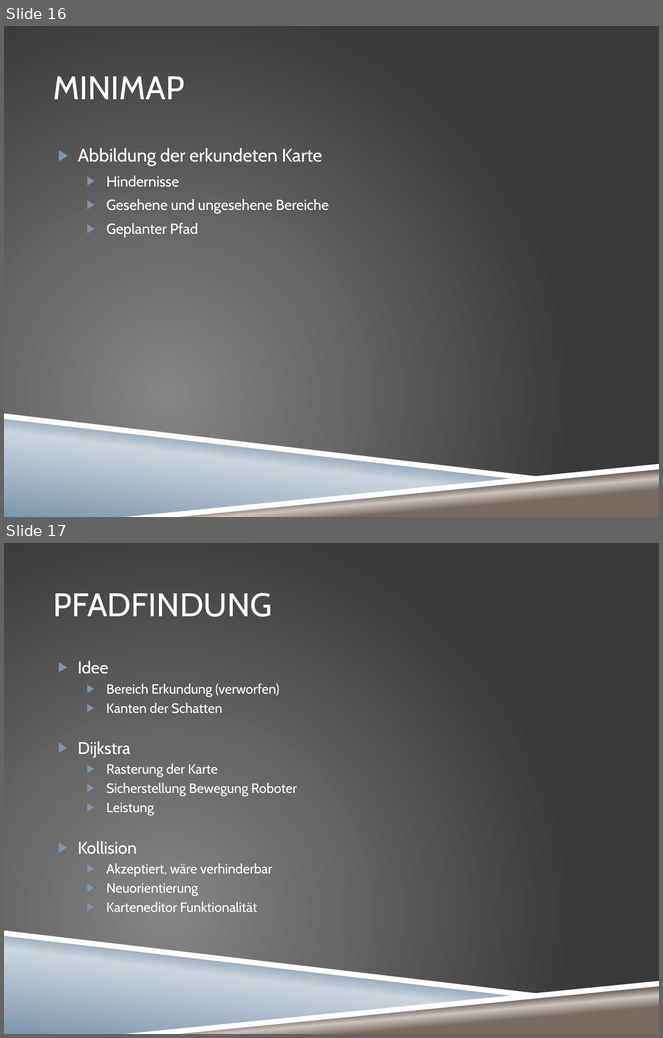
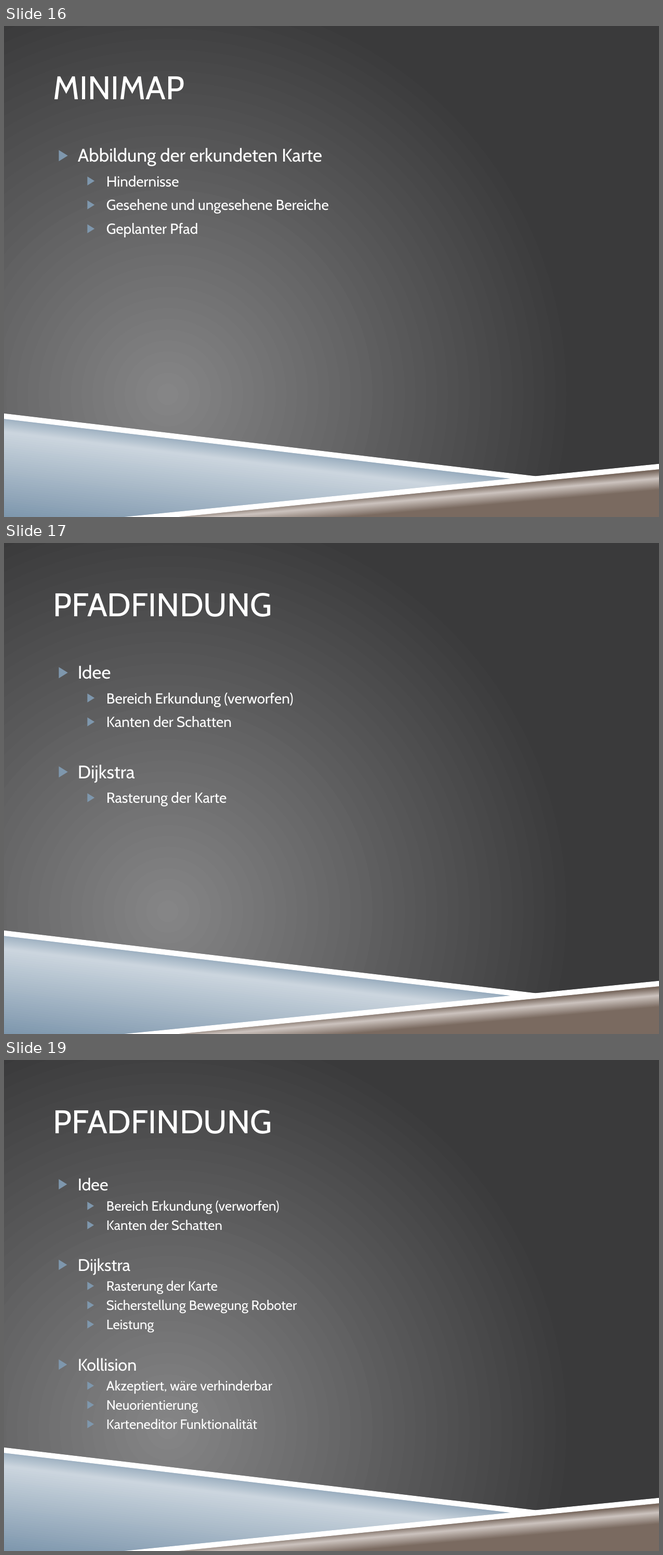
Before and after one commit to villj2/ch.bfh.bti7301.searchrobot, a slide deck: doc/Searchrobot.pptx. Shown one above the other, each under a label of ours: slides 16 and 17 before the commit, slides 16, 17 and 19 after it; the slides between them are not shown. The pictures are 663x1038 and 663x1555 pixels, drawn with LibreOffice and Linux fonts; fonts in the diff are those of the drawing; background and template pictures are left out. Boxes give left, top, right and bottom in pixels: in the first picture for what was removed or moved away, otherwise in the second. Text is boxed around its words. In the diff, an @@ line names an element or a change of style, - is before the commit and + after.

```diff
--- a/doc/Searchrobot.pptx
+++ b/doc/Searchrobot.pptx
@@ slide 17 added at bbox=[4, 543, 659, 1034], background picture (left out); not listed: 4 template elements that a slide beside it also shows @@
@@ title added at bbox=[53, 593, 272, 617], 36 pt, text #FFFFFF @@
+PFADFINDUNG
@@ text added at bbox=[78, 665, 293, 807], 16 pt, text #FFFFFF @@
+▶ Idee
+  ▶ Bereich Erkundung (verworfen)
+  ▶ Kanten der Schatten
+▶ Dijkstra
+  ▶ Rasterung der Karte
@@ what was slide 17 is now slide 19 @@
```
Also in this commit, not shown: 5 slides changed, 1 other slide added, 5 other files.
